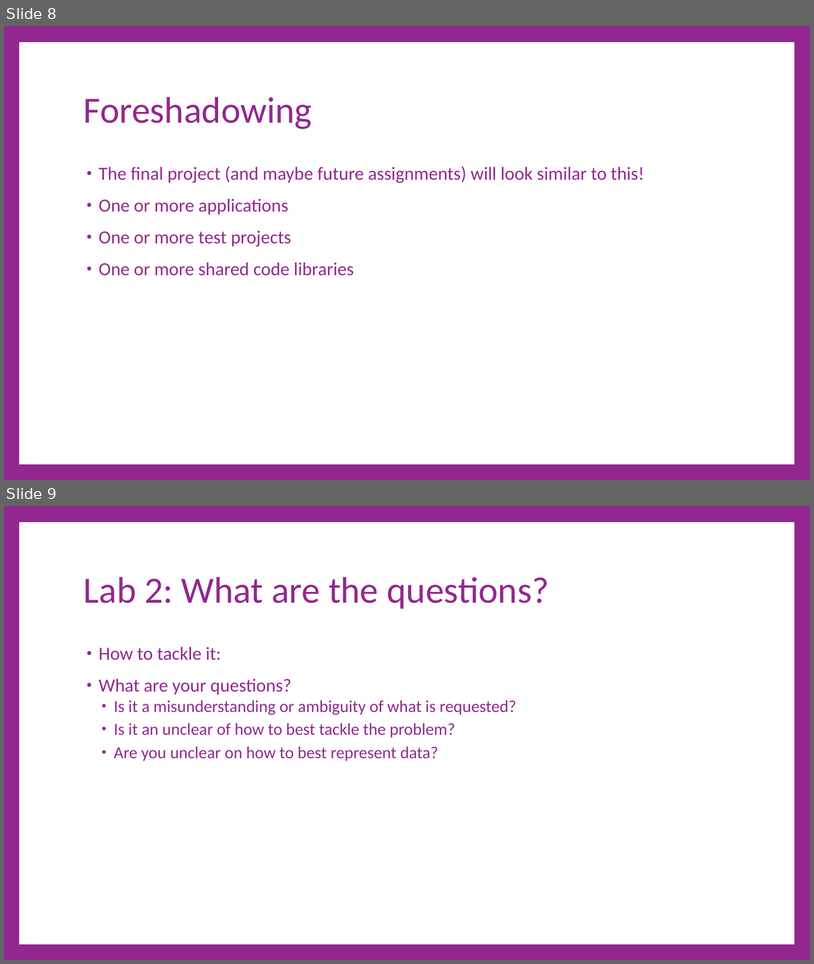
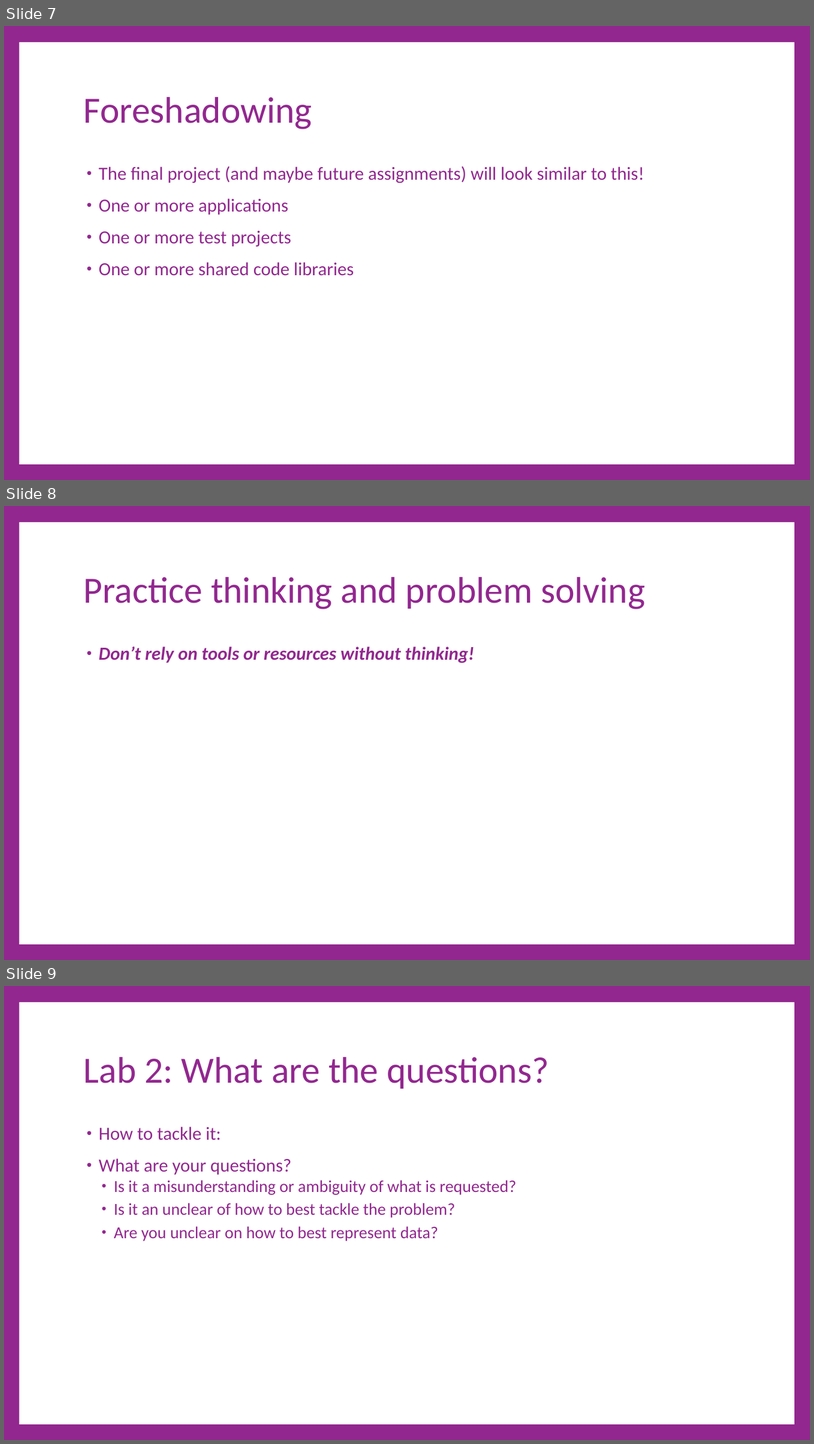
Before and after one commit to cdiggins/cs321, a slide deck: class-notes/cs321-winter-2023-lecture-7.pptx. Shown one above the other, each under a label of ours: slides 8 and 9 before the commit, slides 7, 8 and 9 after it. The pictures are 814x964 and 814x1444 pixels, drawn with LibreOffice and Linux fonts; fonts in the diff are those of the drawing. Boxes give left, top, right and bottom in pixels: in the first picture for what was removed or moved away, otherwise in the second. Text is boxed around its words. In the diff, an @@ line names an element or a change of style, - is before the commit and + after.

```diff
--- a/class-notes/cs321-winter-2023-lecture-7.pptx
+++ b/class-notes/cs321-winter-2023-lecture-7.pptx
@@ slide 8 added at [4, 506, 810, 960], background #92278F; not listed: 1 template element that a slide beside it also shows @@
@@ title added at [84, 577, 645, 609], 66 pt, text #92278F @@
+Practice thinking and problem solving
@@ text added at [99, 646, 474, 663], 33 pt, text #92278F, bold, italic @@
+• Don’t rely on tools or resources without thinking!
@@ what was slide 8 is now slide 7 @@
```
Also in this commit, not shown: 1 slide changed, 2 other slides added, 4 other files.
